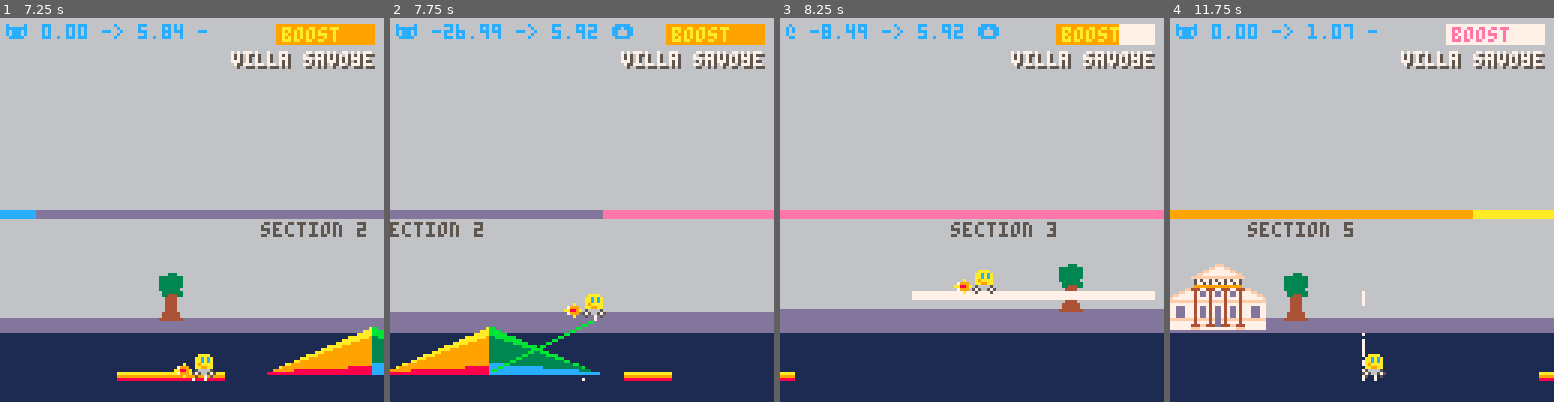
Above: before the commit, frames 1-4 (left to right).
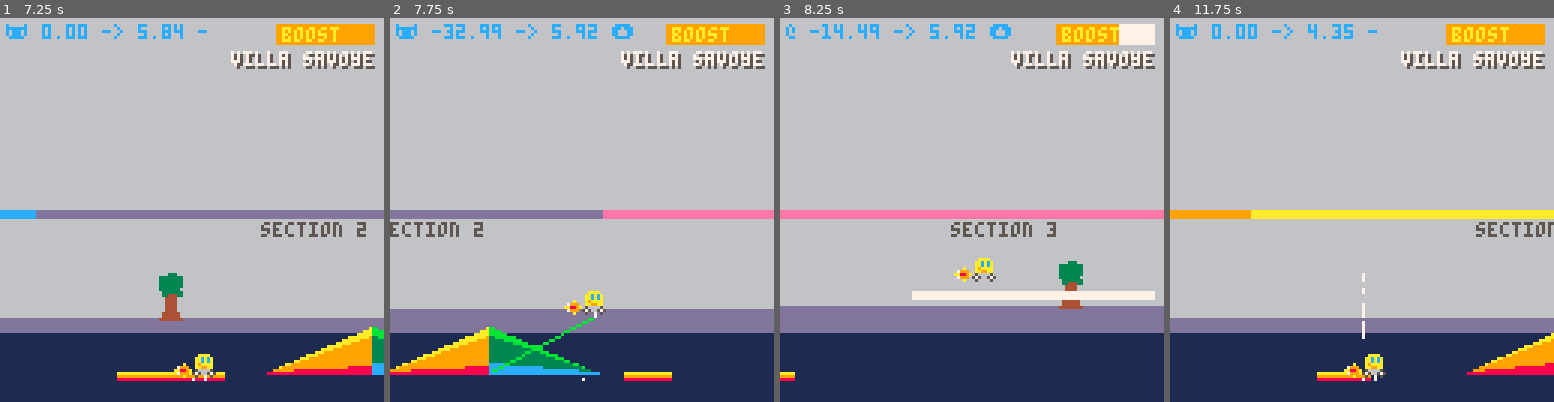
Above: after the commit, the same moments.

Repository: broquaint/pico8-carts
Game: PICO-8 cartridge racer.p8
Same seed, same stepped clock (60 frames per second), same inputs: the game is played once before the commit and once after it.
Inputs:
- Up to frame 1 (7.25 s): tap X (X key) at 0.33, 1.07, 1.85, 2.97, 4.08, 5.2, 6.32 s; tap O (Z key) at 0.7, 1.7, 2.1, 2.5, 2.9, 3.3, 3.7, 4.1, 4.5, 4.9, 5.3, 5.7, 6.1, 6.5, 6.9 s; hold Right 1.6-2.1 s; hold Up 2.15-2.42 s; hold Right 2.47-3.03 s; hold Left 3.08-3.58 s; hold Down 3.63-3.97 s; hold Right 4.02-4.68 s; hold Up 4.73-5.03 s; hold Left 5.08-5.68 s; hold Down 5.73-6.03 s; hold Right 6.08-6.58 s; hold Right 6.63-7.13 s; hold Up from 7.18 s (still down)
- Up to frame 2 (7.75 s): tap O (Z key) at 7.3, 7.7 s; tap X (X key) at 7.43 s; release Up at 7.45 s; hold Right from 7.5 s (still down)
- Up to frame 3 (8.25 s): release Right at 8.07 s; tap O (Z key) at 8.1 s; hold Left from 8.12 s (still down)
- Up to frame 4 (11.75 s): tap O (Z key) every 0.4 s from 8.5 to 11.7 s; tap X (X key) at 8.55, 9.67, 10.78 s; release Left at 8.62 s; hold Down 8.67-9 s; hold Right 9.05-9.72 s; hold Up 9.77-10.07 s; hold Left 10.12-10.72 s; hold Down 10.77-11.07 s; hold Right 11.12-11.62 s

Frame 1 is identical in both runs. In frame 2, 1.3% of the frame differs, in the area x 0-100%, y 1-89%; in frame 3, 2.3%; in frame 4, 9.4%, in the area x 0-100%, y 1-95%.

Commit message:
Minor boost and jump tweaks

Diff:
--- a/racer.p8
+++ b/racer.p8
@@ -24,6 +24,7 @@
 g_top_boost    = 10
 -- The speed at which a jump starts to build up on a ramp.
 g_jump_speed   = 2.6
+g_jump_max     = 38
 
 g_edge_rhs  = 64
 g_edge_lhs  = 16
@@ -347,7 +348,7 @@
       if car.speed > g_jump_speed and car.dir == dir_right then
          local new_dy = car.dy - (0.03 * r.angle)
          if(car.boosted_at) new_dy *= 3
-         car.dy = abs(new_dy) > 32 and -32 or new_dy
+         car.dy = abs(new_dy) > g_jump_max and -g_jump_max or (new_dy * car.speed)
       elseif btn(b_left) then
          car.speed -= car.accel
          car.dy += 10
@@ -370,7 +371,7 @@
       if abs(car.speed) > g_jump_speed and car.dir == dir_left then
          local new_dy = car.dy - (0.03 * r.angle)
          if(car.boosted_at) new_dy *= 3
-         car.dy = abs(new_dy) > 32 and -32 or new_dy
+         car.dy = abs(new_dy) > g_jump_max and -g_jump_max or (new_dy * car.speed)
       elseif btn(b_right) then
          car.speed += car.accel
          car.dy = 0
@@ -447,7 +448,7 @@
    if still_boosting() and (not car.jumping and t() - car.boosted_at > 0.3) or btn(break_button) then
       if car.boost_meter > 0 then
          if btn(break_button) then
-            car.boost_meter *= (car.boost_meter > 1) and 0.9 or 0
+            car.boost_meter *= (car.boost_meter > 3) and 0.9 or 0
          else
             car.boost_meter -= 1
          end
